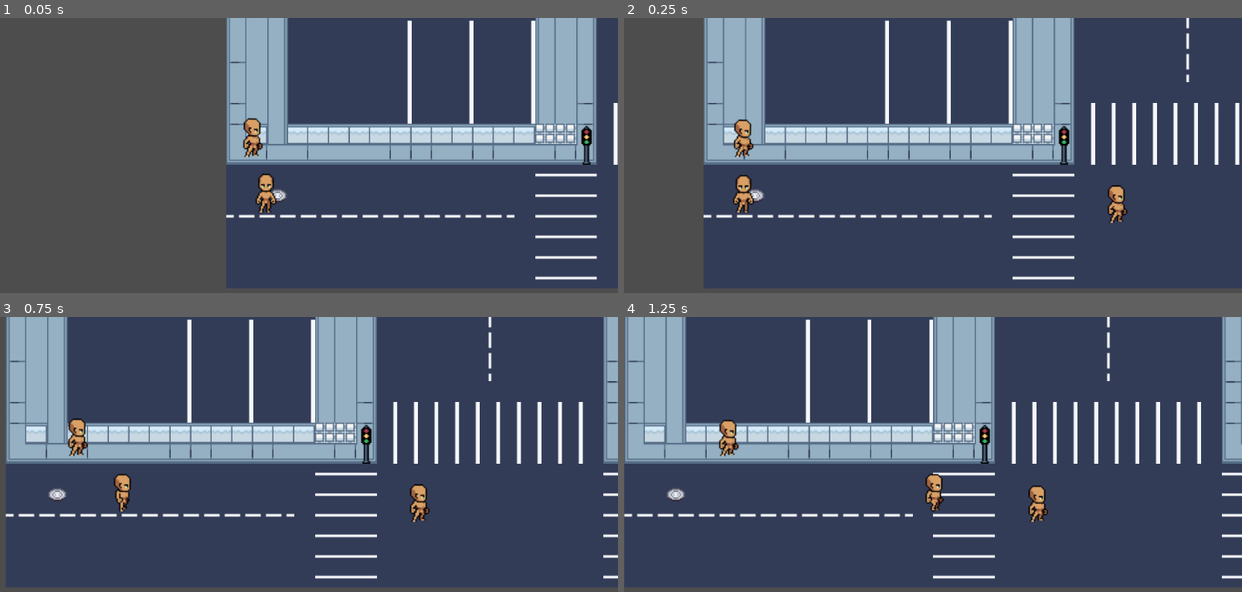
Above: before the commit, frames 1-4 (two rows, left to right).
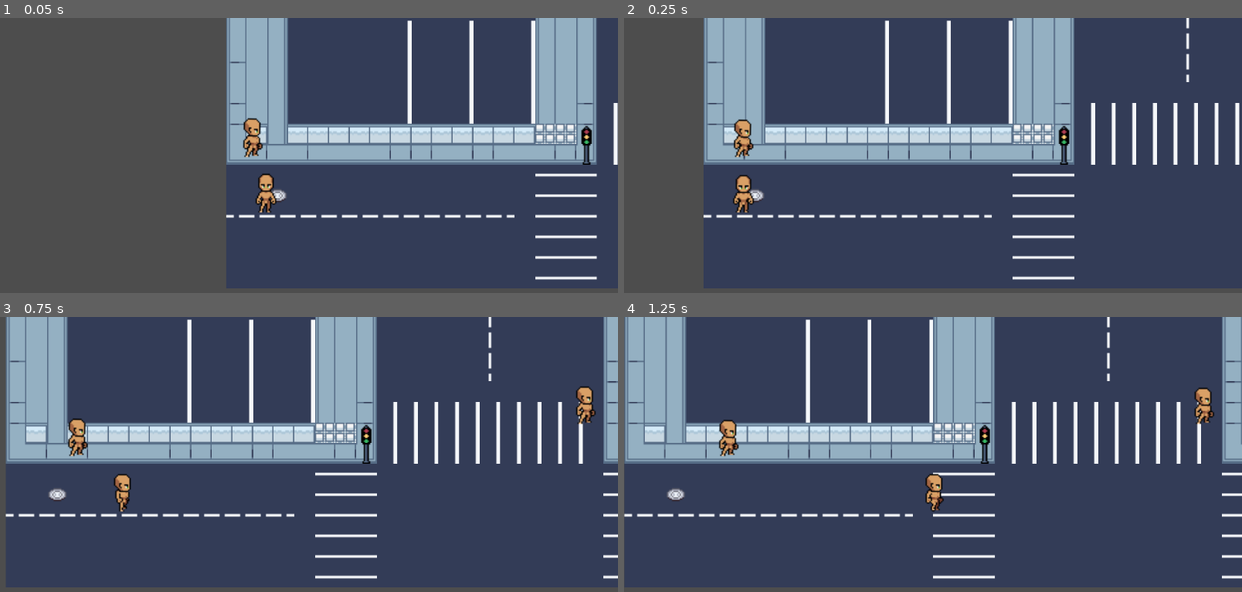
Above: after the commit, the same moments.

Repository: hoaxnt/envelhope-beta
Game: Godot game, scene res://Scenes/main_menu.tscn
Two runs of this game, one before a commit and one after it. Both use one fixed random seed, a clock stepped at 60 frames per second and the inputs below.
Inputs:
- Up to frame 1 (0.05 s): no input
- Up to frame 2 (0.25 s): no input
- Up to frame 3 (0.75 s): hold D from 0.53 s (still down); hold Shift from 0.53 s (still down)
- Up to frame 4 (1.25 s): keep holding D; keep holding Shift

Frame 1 is identical in both runs. In frame 2, 0.3% of the frame differs, in the area x 78-82%, y 60-75%; in frame 3, 0.7%, in the area x 66-97%, y 25-75%; in frame 4, 0.7%.
Error before the commit: Invalid access to property or key 'interact' on a base object of type 'Area2D (street_performer.gd)'. (res://Scripts/characters/npc_plaza/street_performer/stre…

Commit message:
added street performer to the scene

Diff:
--- a/Scenes/chapters/chapter_2.tscn
+++ b/Scenes/chapters/chapter_2.tscn
@@ -1,10 +1,11 @@
-[gd_scene load_steps=7 format=3 uid="uid://ch7e3kl82la3y"]
+[gd_scene load_steps=8 format=3 uid="uid://ch7e3kl82la3y"]
 
 [ext_resource type="PackedScene" uid="uid://cqfnmj4as6wxg" path="res://scenes/maps/locations/plaza.tscn" id="1_3hgx5"]
 [ext_resource type="PackedScene" uid="uid://4h22a7hemgyb" path="res://scenes/characters/player.tscn" id="2_v6yd1"]
 [ext_resource type="Script" uid="uid://bcfm8jfsqemav" path="res://scripts/characters/npc_plaza/fruit_vendor/roaming.gd" id="3_jauny"]
 [ext_resource type="PackedScene" uid="uid://roh6nuojjp2y" path="res://scenes/characters/npc_plaza/fruit_vendor.tscn" id="3_sa0bh"]
 [ext_resource type="PackedScene" uid="uid://cp647drb6trig" path="res://scenes/characters/npc_plaza/street_performer.tscn" id="5_g2xa2"]
+[ext_resource type="PackedScene" uid="uid://7ig7qjivgr7b" path="res://scenes/characters/npc_plaza/guard.tscn" id="6_2w64o"]
 
 [sub_resource type="Curve2D" id="Curve2D_g2xa2"]
 _data = {
@@ -43,4 +44,6 @@
 rotation = 0.0217357
 
 [node name="StreetPerformer" parent="." instance=ExtResource("5_g2xa2")]
-position = Vector2(321, 669)
+position = Vector2(450, 593)
+
+[node name="Guard" parent="." instance=ExtResource("6_2w64o")]
--- a/Scripts/characters/npc_plaza/street_performer/street_performer.gd
+++ b/Scripts/characters/npc_plaza/street_performer/street_performer.gd
@@ -2,10 +2,7 @@
 
 # Called when the node enters the scene tree for the first time.
 func _ready() -> void:
-	connect("body_entered", self.interact)
-
-	pass # Replace with function body.
-
+	connect("body_entered", self._interact)
 
 # Called every frame. 'delta' is the elapsed time since the previous frame.
 func _process(delta: float) -> void:
